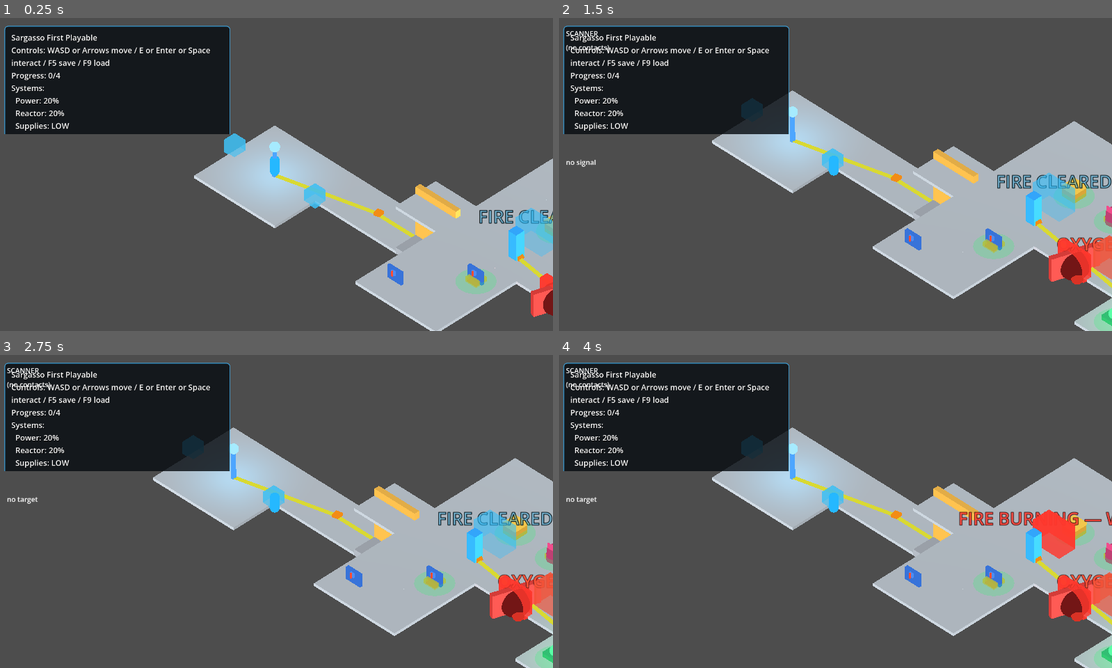
Above: before the commit, frames 1-4 (two rows, left to right).
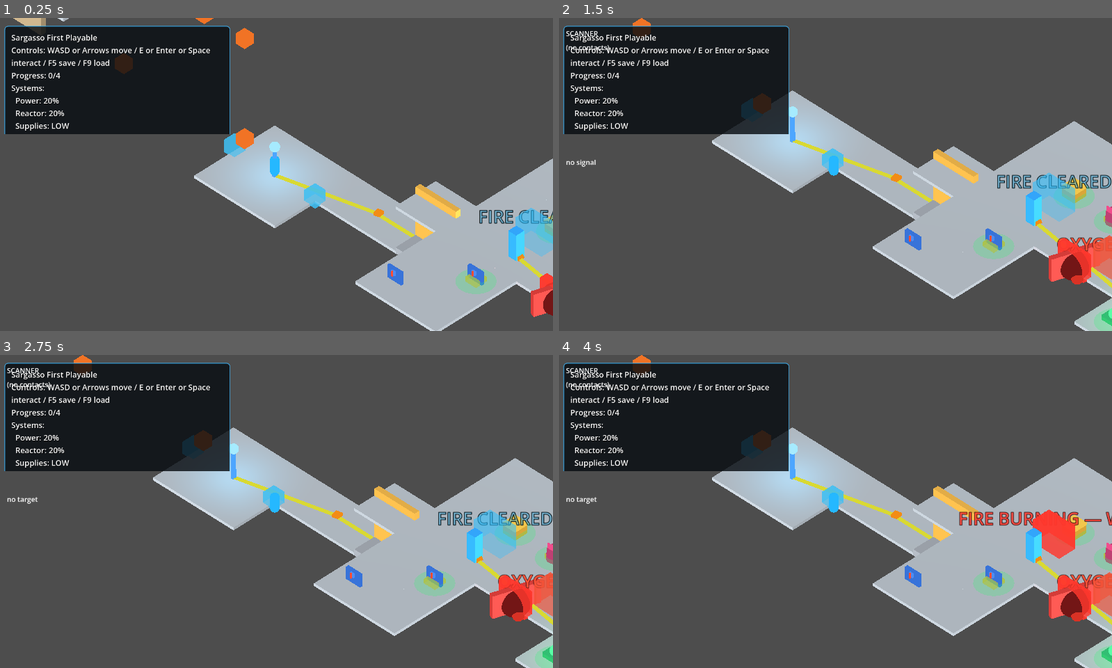
Above: after the commit, the same moments.

Repository: 9thLevelSoftware/the-synaptic-sea
Game: Godot game, scene res://scenes/main.tscn
Two runs of this game, one before a commit and one after it. Both use one fixed random seed, a clock stepped at 60 frames per second and the inputs below.
Inputs (mouse positions are in pixels of both pictures, inside the frame that each line leads up to):
- Up to frame 1 (0.25 s): no input
- Up to frame 2 (1.5 s): tap Enter (ui_accept) at 0.5, 0.77 s; move the mouse to (957, 158) at 0.52 s; hold D (move_right) 0.53-1.28 s; hold E (interact) 0.53-1.28 s; click (957, 158) at 0.67 s; move the mouse to (724, 190) at 1.27 s; hold S (move_back) from 1.28 s (still down); tap Tab (toggle_scanner) at 1.35 s
- Up to frame 3 (2.75 s): tap Enter (ui_accept) at 1.52, 2 s; move the mouse to (331, 442) at 2.02 s; release S (move_back) at 2.03 s; hold D (move_right) from 2.03 s (still down); tap Space at 2.1 s
- Up to frame 4 (4 s): tap Enter (ui_accept) at 2.75, 3.02, 3.5, 3.77 s; move the mouse to (807, 574) at 2.77 s; release D (move_right) at 2.78 s; hold W (move_forward) 2.78-3.53 s; tap Keypad Enter at 2.85 s; click (807, 574) at 2.92 s; move the mouse to (1001, 558) at 3.52 s; hold A (move_left) from 3.53 s (still down); hold E (interact) from 3.53 s (still down)

The runs differ from the first frame. In frame 1, 0.7% of the frame differs, in the area x 2-88%, y 0-86%; in frame 2, 0.4%; in frame 3, 0.4%; in frame 4, 0.4%.

Commit message:
feat(docking): canonical opening — physical lifeboat docked to the explorable derelict
Add a 3-room physical lifeboat (LifeBoatBuilder.build()) as a co-present
ShipInstance docked to the starting derelict (coherent_ship_001). The
lifeboat shares ship_systems_manager so #4's opening-damage, travel-gate,
and repair semantics stay exactly as they are. Home repair points now parent
under lifeboat_ship.scene_root so the player physically repairs inside the
docked lifeboat. Update the Task 5/6 seams (active_ship_root_count,
_occupancy_entries) to include the lifeboat. Lifeboat is rebuilt cleanly
on reload. Introduces canonical_opening_smoke.gd (PASS).

Co-Authored-By: Claude Opus 4.8 <noreply@anthropic.com>

Diff:
--- a/scripts/procgen/playable_generated_ship.gd
+++ b/scripts/procgen/playable_generated_ship.gd
@@ -32,6 +32,7 @@
 const LootRollerScript := preload("res://scripts/systems/loot_roller.gd")
 const RepairPointScript := preload("res://scripts/tools/repair_point.gd")
 const ShipOccupancyScript := preload("res://scripts/systems/ship_occupancy.gd")
+const LifeBoatBuilderScript := preload("res://scripts/procgen/life_boat.gd")
 
 signal playable_ready(summary: Dictionary)
 signal playable_failed(reason: String)
@@ -47,6 +48,12 @@
 # 100 units ensures a generated layout (max radius ~24 units) does not overlap
 # the home hull (Task 8 will replace this fixed offset with real DockPorts wiring).
 const DERELICT_DOCK_OFFSET := Vector3(100.0, 0.0, 0.0)
+# Phase 5a Task 7: lifeboat anchor offset. The lifeboat is a 3-room linear structure
+# (3 cells × 4 m = 12 m span). Placed at -30 on X so it does not overlap
+# coherent_ship_001's extent (≈±24 units) and stays clear of DERELICT_DOCK_OFFSET (+100).
+# Net gap from derelict edge (≈-24) to lifeboat near edge (≈-30 + ~6 = -24): exact boundary.
+# Use -35 to give 11 m clearance from the derelict's -X extent.
+const LIFEBOAT_DOCK_OFFSET := Vector3(-35.0, 0.0, 0.0)
 const ROUTE_GATE_COLLISION_SIZE: Vector3 = Vector3(2.6, 2.2, 0.7)
 const ROUTE_GATE_VISUAL_COLOR_CLOSED: Color = Color(1.0, 0.22, 0.18, 0.82)
 const ROUTE_GATE_VISUAL_COLOR_OPEN: Color = Color(0.18, 0.75, 1.0, 0.18)
@@ -135,6 +142,9 @@
 # retained ShipInstance.
 var visited_ships: Dictionary = {}          # marker_id -> ShipInstance
 var home_ship = null                        # the home ShipInstance (marker_id "")
+# Phase 5a Task 7: the physical lifeboat docked to the starting derelict.
+# Co-present at LIFEBOAT_DOCK_OFFSET; shares ship_systems_manager with the home ship.
+var lifeboat_ship = null                    # ShipInstance (docked to home_ship)
 # Sub-project #2: the active derelict's objective interactables live under a
 # dedicated root (empty while on the home ship). Separate from the home gameplay
 # roots so it stays attached when away_from_start.
@@ -982,12 +992,22 @@
 func get_home_ship_for_validation():
 	return home_ship
 
+## Phase 5a Task 7 validation seam: the docked lifeboat ShipInstance.
+func get_lifeboat_ship_for_validation():
+	return lifeboat_ship
+
 ## Phase 5a Task 6: build the occupancy-entry list for ShipOccupancy.resolve().
 ## Home ship is listed first (host priority) so dock-seam overlaps resolve to it.
+## Phase 5a Task 7: lifeboat is listed second (after home derelict) so the player
+## can occupy the docked lifeboat when standing inside it.
 func _occupancy_entries() -> Array:
 	var entries: Array = []
 	if home_ship != null and home_ship.scene_root != null and is_instance_valid(home_ship.scene_root):
 		entries.append({"inst": home_ship, "aabb": home_ship.interior_aabb()})
+	# Phase 5a Task 7: lifeboat is co-present at LIFEBOAT_DOCK_OFFSET — include it
+	# after the home derelict so the player can walk into the docked lifeboat.
+	if lifeboat_ship != null and lifeboat_ship.scene_root != null and is_instance_valid(lifeboat_ship.scene_root) and lifeboat_ship.scene_root.get_parent() == self:
+		entries.append({"inst": lifeboat_ship, "aabb": lifeboat_ship.interior_aabb()})
 	if current_ship != null and current_ship != home_ship and current_ship.scene_root != null and is_instance_valid(current_ship.scene_root):
 		entries.append({"inst": current_ship, "aabb": current_ship.interior_aabb()})
 	return entries
@@ -1012,11 +1032,15 @@
 
 ## Phase 5a Task 5 validation seam: count of distinct in-tree ship scene_roots
 ## currently parented under the coordinator. Returns 1 when only the home ship
-## is present (no active derelict), 2 when the home and a derelict are
-## co-present at distinct offsets.
+## is present (no lifeboat or derelict), 2 when the home derelict + lifeboat are
+## co-present at home (Task 7 canonical opening), or home + traveled derelict.
+## Returns 3 when home + lifeboat + derelict are all present.
 func active_ship_root_count_for_validation() -> int:
 	var count := 0
 	if home_ship != null and home_ship.scene_root != null and is_instance_valid(home_ship.scene_root) and home_ship.scene_root.get_parent() == self:
+		count += 1
+	# Phase 5a Task 7: lifeboat is a distinct in-tree root co-present at home.
+	if lifeboat_ship != null and lifeboat_ship.scene_root != null and is_instance_valid(lifeboat_ship.scene_root) and lifeboat_ship.scene_root.get_parent() == self:
 		count += 1
 	if current_ship != null and current_ship != home_ship and current_ship.scene_root != null and is_instance_valid(current_ship.scene_root) and current_ship.scene_root.get_parent() == self:
 		count += 1
@@ -1251,10 +1275,15 @@
 				rp.repair_completed.connect(_on_repair_completed)
 			# Phase 5a Task 5 (co-presence): derelict repair points parent under the
 			# derelict's scene_root so they inherit DERELICT_DOCK_OFFSET and are freed
-			# automatically with the derelict on departure. Home repair points (the
-			# lifeboat's nav_linkage blocker) continue to parent under repair_point_root.
+			# automatically with the derelict on departure.
+			# Phase 5a Task 7: HOME repair points (the lifeboat's nav_linkage blocker)
+			# parent under lifeboat_ship.scene_root so the player physically repairs
+			# inside the docked lifeboat. Falls back to repair_point_root if the
+			# lifeboat has not been built yet.
 			if away_from_start and current_ship != null and current_ship.scene_root != null and is_instance_valid(current_ship.scene_root):
 				current_ship.scene_root.add_child(rp)
+			elif lifeboat_ship != null and lifeboat_ship.scene_root != null and is_instance_valid(lifeboat_ship.scene_root):
+				lifeboat_ship.scene_root.add_child(rp)
 			else:
 				repair_point_root.add_child(rp)
 			repair_points.append(rp)
@@ -1264,9 +1293,19 @@
 		for child in repair_point_root.get_children():
 			repair_point_root.remove_child(child)
 			child.queue_free()
+	# Phase 5a Task 7: home repair points are now parented under lifeboat_ship.scene_root.
+	# Free any that are still parented there (e.g., on a same-ship reload that bypasses the
+	# derelict-departure path). Derelict repair points parent under current_ship.scene_root and
+	# are freed when that root is freed on departure — no action needed for them here.
+	for rp in repair_points:
+		if is_instance_valid(rp) and rp.get_parent() != repair_point_root:
+			var rp_parent = rp.get_parent()
+			if rp_parent != null and is_instance_valid(rp_parent):
+				rp_parent.remove_child(rp)
+			rp.queue_free()
 	# Phase 5a Task 5 (co-presence): derelict repair points parent under
 	# current_ship.scene_root rather than repair_point_root, so repair_point_root
-	# only holds home-ship (lifeboat) repair points. The derelict repair points
+	# only holds fallback home-ship repair points. The derelict repair points
 	# are freed when scene_root is freed on departure — just clear the array.
 	repair_points.clear()
 
@@ -1563,6 +1602,11 @@
 		home_ship = current_ship
 		# Phase 5a Task 6: initialise occupancy to home ship (player starts here).
 		current_occupancy = home_ship
+		# Phase 5a Task 7: build the physical lifeboat docked to the starting derelict.
+		# The lifeboat is a 3-room Node3D placed at LIFEBOAT_DOCK_OFFSET, co-present
+		# with the home derelict. It shares ship_systems_manager so opening-damage,
+		# repair, and travel-gate semantics (#4) stay exactly as they are.
+		_build_lifeboat_at_home()
 	_build_interactables()
 	_build_slice_affordance_labels()
 	_build_route_control_gates()
@@ -1601,6 +1645,43 @@
 	last_failure_reason = reason
 	push_error("PLAYABLE SHIP FAIL reason=%s" % reason)
 	emit_signal("playable_failed", reason)
+
+## Phase 5a Task 7: build the physical lifeboat and dock it to the home derelict.
+## Called from the home-wrap path in _on_ship_loaded (guarded by `current_ship == null`).
+## Safe to call multiple times — frees any prior lifeboat_ship.scene_root first.
+func _build_lifeboat_at_home() -> void:
+	# Free any prior lifeboat root (reload safety — should not be in-tree here since
+	# _reset_runtime_for_reload tears it down, but guard defensively).
+	if lifeboat_ship != null and lifeboat_ship.scene_root != null and is_instance_valid(lifeboat_ship.scene_root):
+		var old_root: Node3D = lifeboat_ship.scene_root as Node3D
+		if old_root != null and old_root.get_parent() == self:
+			remove_child(old_root)
+		old_root.queue_free()
+		lifeboat_ship = null
+
+	var lb_root: Node3D = LifeBoatBuilderScript.build()
+	if lb_root == null:
+		push_error("PlayableGeneratedShip: LifeBoatBuilder.build() returned null; lifeboat not created")
+		return
+
+	# Create the ShipInstance: shared systems_manager so #4 opening-damage, travel-gate,
+	# and repair semantics stay exactly as they are.
+	lifeboat_ship = ShipInstanceScript.create("lifeboat", "", null, ship_systems_manager, lb_root)
+
+	# Dock relationship: lifeboat is docked to the home derelict.
+	# Clear prior entries first (reload path: _reset_runtime_for_reload sets
+	# lifeboat_ship = null but home_ship stays, so docked_ships may still hold a
+	# stale reference from the previous load).
+	lifeboat_ship.parent_ship = home_ship
+	if home_ship != null:
+		home_ship.docked_ships.clear()
+		home_ship.docked_ships.append(lifeboat_ship)
+
+	# Position at fixed anchor, clear of coherent_ship_001's extent and DERELICT_DOCK_OFFSET.
+	lb_root.position = LIFEBOAT_DOCK_OFFSET
+
+	# Add to the scene tree so it is co-present with the home derelict.
+	add_child(lb_root)
 
 func _spawn_player() -> void:
 	player = PlayerControllerScript.new()
@@ -3363,6 +3444,15 @@
 		for child in arc_root.get_children():
 			arc_root.remove_child(child)
 			child.queue_free()
+	# Phase 5a Task 7: free the lifeboat scene_root on reload so _build_lifeboat_at_home()
+	# can build a fresh one. The lifeboat is NOT freed during the away-branch above
+	# (it is at home, not a traveled derelict), so it must be freed here unconditionally.
+	if lifeboat_ship != null and lifeboat_ship.scene_root != null and is_instance_valid(lifeboat_ship.scene_root):
+		var lb_root: Node3D = lifeboat_ship.scene_root as Node3D
+		if lb_root != null and lb_root.get_parent() == self:
+			remove_child(lb_root)
+		lb_root.queue_free()
+	lifeboat_ship = null
 	if hud_layer != null and is_instance_valid(hud_layer):
 		hud_layer.queue_free()
 	# REQ-014 blocking finding B: null the hud_layer and tracker
--- /dev/null
+++ b/scripts/validation/canonical_opening_smoke.gd
@@ -0,0 +1,65 @@
+extends SceneTree
+
+const MAIN_SCENE: PackedScene = preload("res://scenes/main.tscn")
+const TIMEOUT_FRAMES: int = 300
+var main_node: Node
+var frame_count := 0
+var finished := false
+var _exit_code := 0
+
+func _initialize() -> void:
+	main_node = MAIN_SCENE.instantiate()
+	get_root().add_child(main_node)
+	process_frame.connect(_on_frame)
+
+func _on_frame() -> void:
+	if finished: return
+	frame_count += 1
+	var p = _find(main_node)
+	if p == null or p.loader == null or not p.loader.has_loaded_ship():
+		if frame_count > TIMEOUT_FRAMES: _fail("no playable")
+		return
+	_run(p)
+
+func _run(p) -> void:
+	var derelict = p.get_home_ship_for_validation()
+	var lifeboat = p.get_lifeboat_ship_for_validation()
+	if derelict == null or lifeboat == null: _fail("missing starting derelict or lifeboat"); return
+	if lifeboat.parent_ship != derelict: _fail("lifeboat not docked to starting derelict"); return
+	# Two ships co-present, separated.
+	if p.active_ship_root_count_for_validation() < 2: _fail("pair not co-present"); return
+	# Player begins aboard the derelict.
+	p.recompute_occupancy()
+	if p.get_current_occupancy_for_validation() != derelict: _fail("player not spawned in derelict"); return
+	# Lifeboat propulsion offline at boot (opening damage retained).
+	var mgr = p.get_ship_systems_manager()
+	if mgr.is_operational("propulsion"): _fail("lifeboat propulsion should be offline at boot"); return
+	# Starting loot lives on the derelict and yields a circuit_board.
+	if p.loot_containers.is_empty(): _fail("no starting loot on derelict"); return
+	for lc in p.loot_containers:
+		p.search_loot_container_for_validation(String(lc.container_id))
+	if p.inventory_state.get_quantity("circuit_board") < 1: _fail("derelict loot did not yield circuit_board"); return
+
+	finished = true
+	print("CANONICAL OPENING PASS docked=true aboard_derelict=true prop_offline=true loot=true")
+	_teardown(0)
+
+func _find(n: Node):
+	if n is PlayableGeneratedShip: return n
+	for c in n.get_children():
+		var f = _find(c)
+		if f != null: return f
+	return null
+
+func _fail(r: String) -> void:
+	if finished: return
+	finished = true
+	push_error("CANONICAL OPENING FAIL reason=%s" % r)
+	_teardown(1)
+
+func _teardown(code: int) -> void:
+	_exit_code = code
+	if main_node != null and is_instance_valid(main_node): main_node.free(); main_node = null
+	call_deferred("_q")
+
+func _q() -> void: quit(_exit_code)
